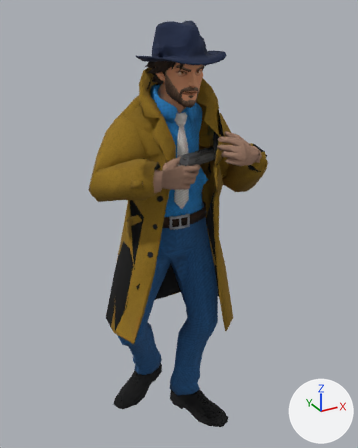
The Blender file ASSETS/MODELS/fit/SEQ_draw_pistol_MALE.blend as it was, and as the next commit left it.
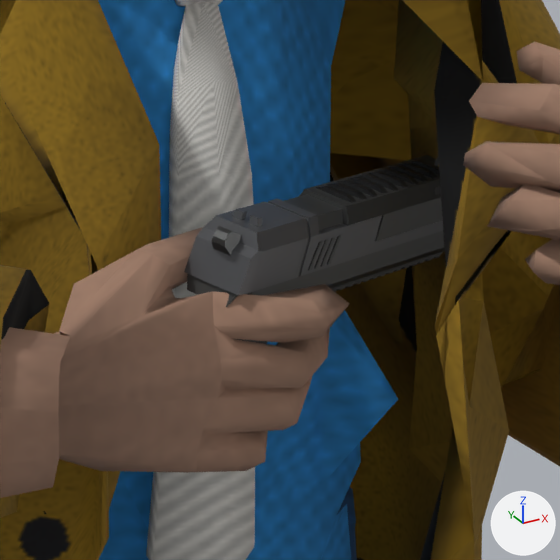
Each version appears first whole from a 50 mm lens placed at (-0.506, -0.927, 1.016), pointed at (0.008, 0.008, 0.549), and next in a close-up on the part from 43% to 64% of the width and 28% to 45% of the height. The axes (+X, +Y, +Z) are drawn at lower right. The lights are the same throughout. The first two pictures are the older version. Both versions are drawn at frame 14 of the action 'PROP_pistolAction'; the numbers are the values there.

Names of what the first close-up shows: 'Body_Hands', 'Outfit_Coat', 'Outfit_Shirt_Coated', 'Outfit_Tie', 'PROP_pistol' and 1 more.
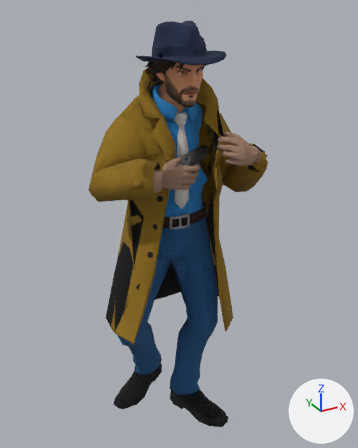
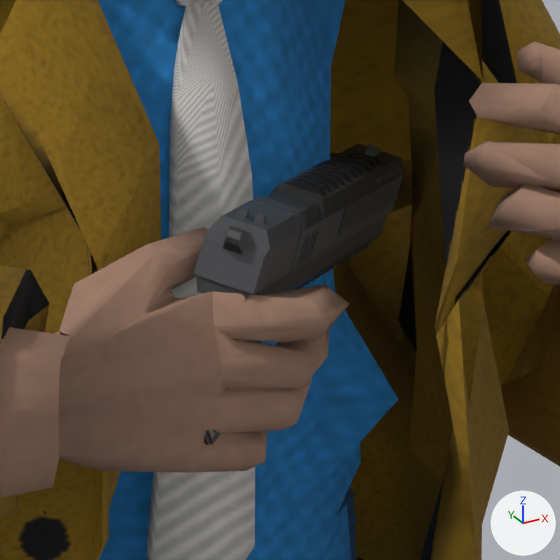
Boxes (x1, y1, x2, y2) around the edits, measured in the close-ups (560 x 560 px):
'PROP_pistol', turned: before (184, 155, 445, 344); after (193, 143, 403, 445)

The change, as a diff of the scene's bpy script:
```diff
--- a/ASSETS/MODELS/fit/SEQ_draw_pistol_MALE.blend.py
+++ b/ASSETS/MODELS/fit/SEQ_draw_pistol_MALE.blend.py
@@ ob_prop_pistol @@
 ob_prop_pistol.location = (-0.0271, -0.0772, 0.7006)
-ob_prop_pistol.rotation_euler = (0.225, 0.102, 0.545)  # degrees (13, 5.8, 31)
+ob_prop_pistol.rotation_euler = (0.225, 0.102, 0.745)  # degrees (13, 5.8, 43)
```
